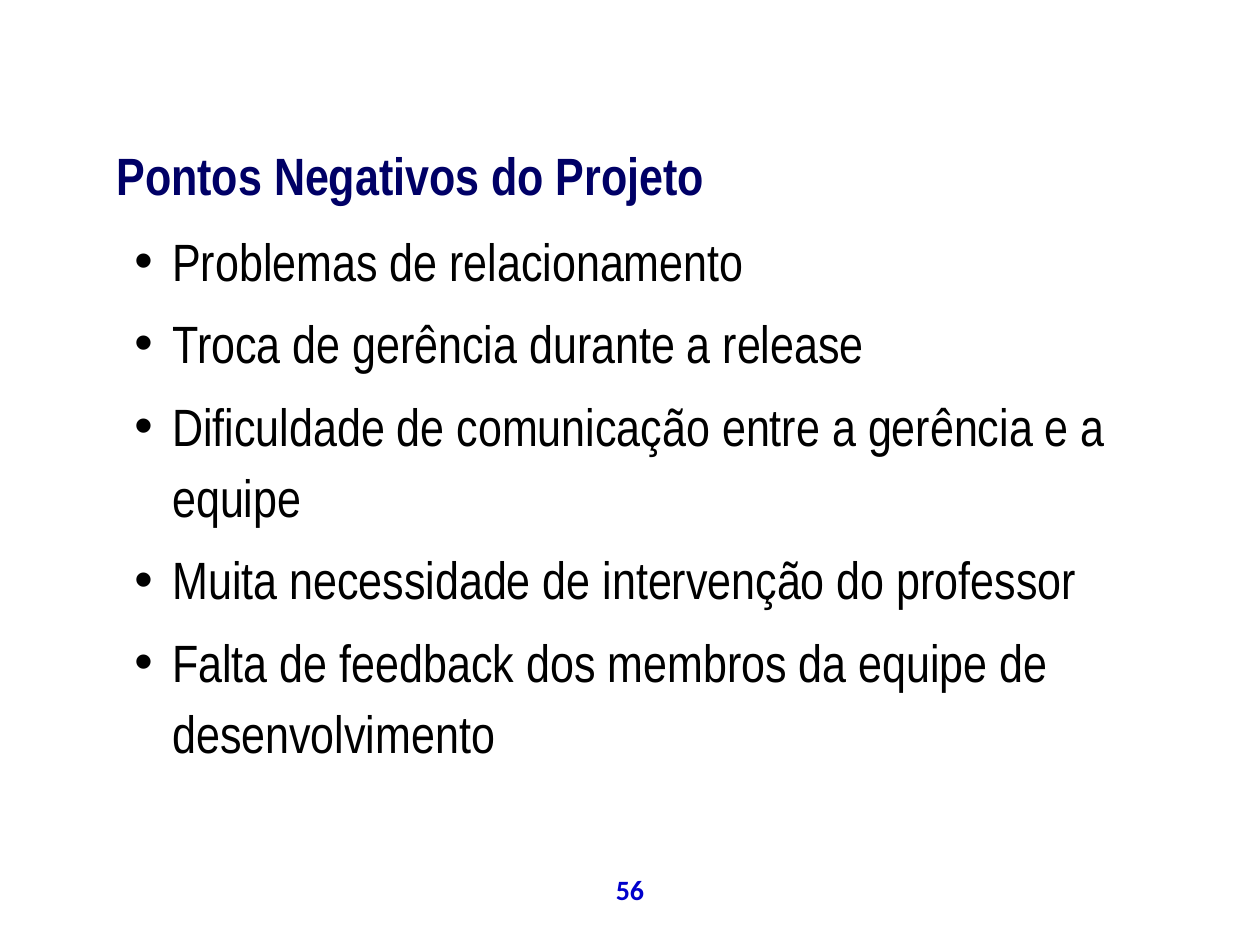
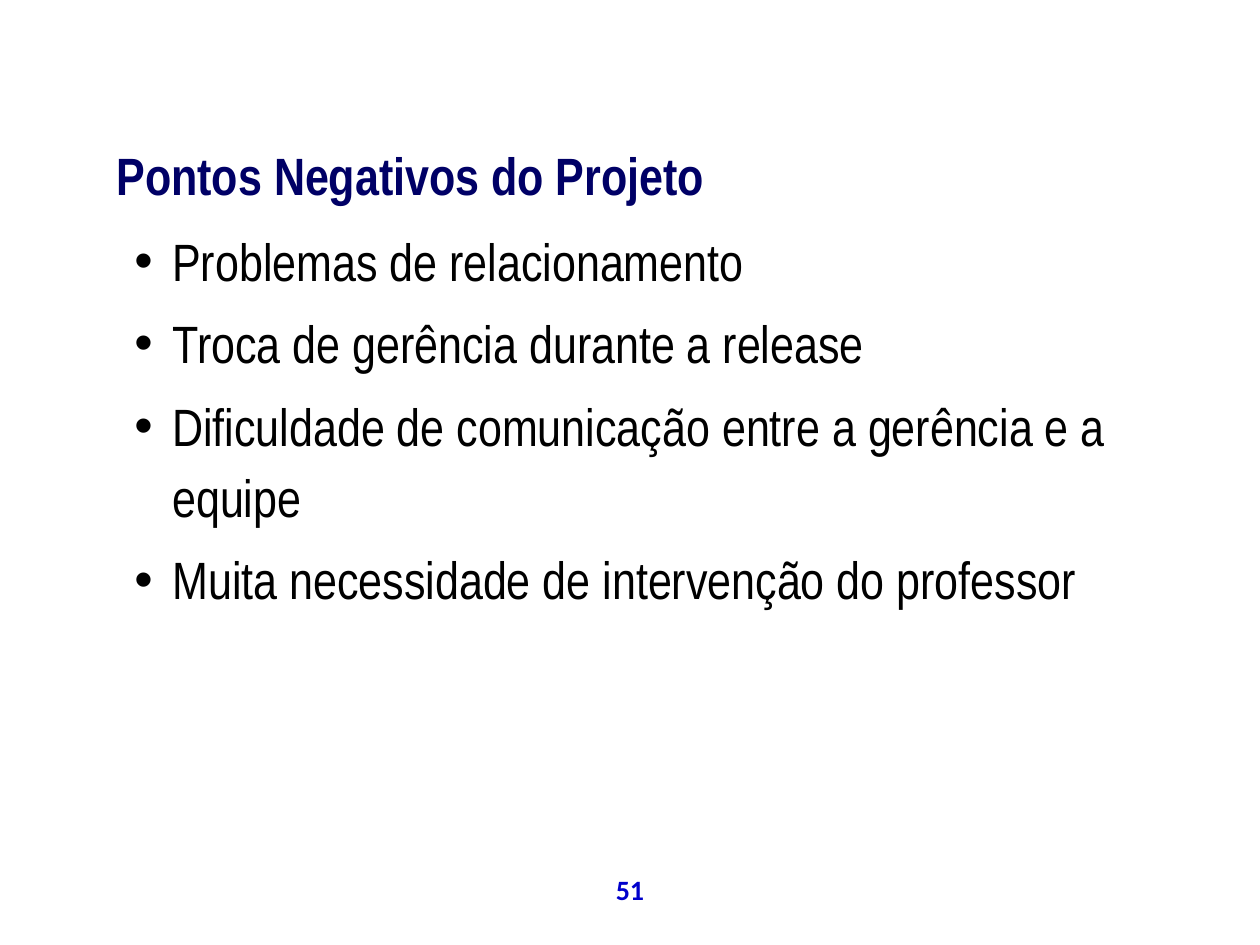
Before and after one commit to theoziran/sislodim, a slide deck: slide 51 of documentos/ProjetoPSA/Apresentação Final.ppt (slide 56 before the commit). Drawn at 1260x945 pixels with LibreOffice and Linux fonts; fonts in the diff are those of the drawing; background and template pictures are left out. Boxes give left, top, right and bottom in pixels: in the first picture for what was removed or moved away, otherwise in the second. Text is boxed around its words. In the diff, an @@ line names an element or a change of style, - is before the commit and + after.

```diff
--- a/documentos/ProjetoPSA/Apresentação Final.ppt
+++ b/documentos/ProjetoPSA/Apresentação Final.ppt
@@ text at box(172, 644, 1048, 754): paragraph removed @@
-  • Falta de feedback dos membros da equipe de desenvolvimento
@@ page number at box(616, 881, 644, 900): text changed @@
-56
+51
```
Also in this commit, not shown: 38 other slides changed, 12 slides added, 4 slides removed.
